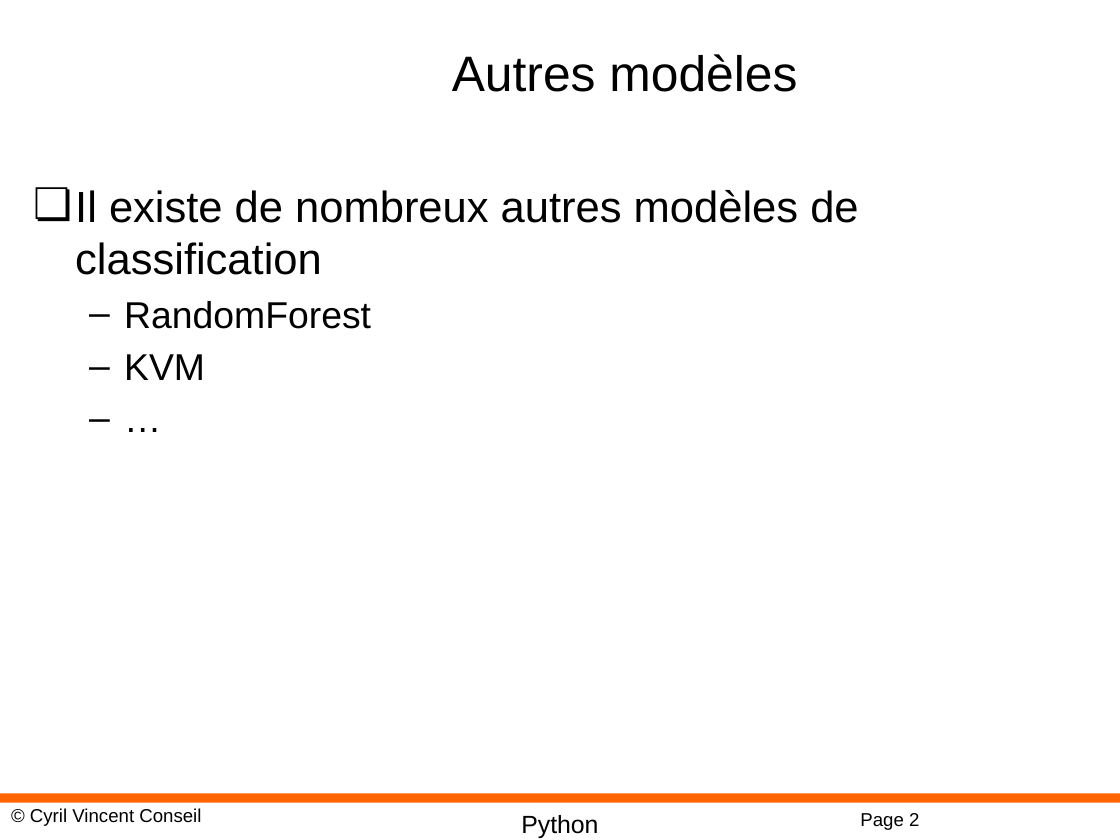
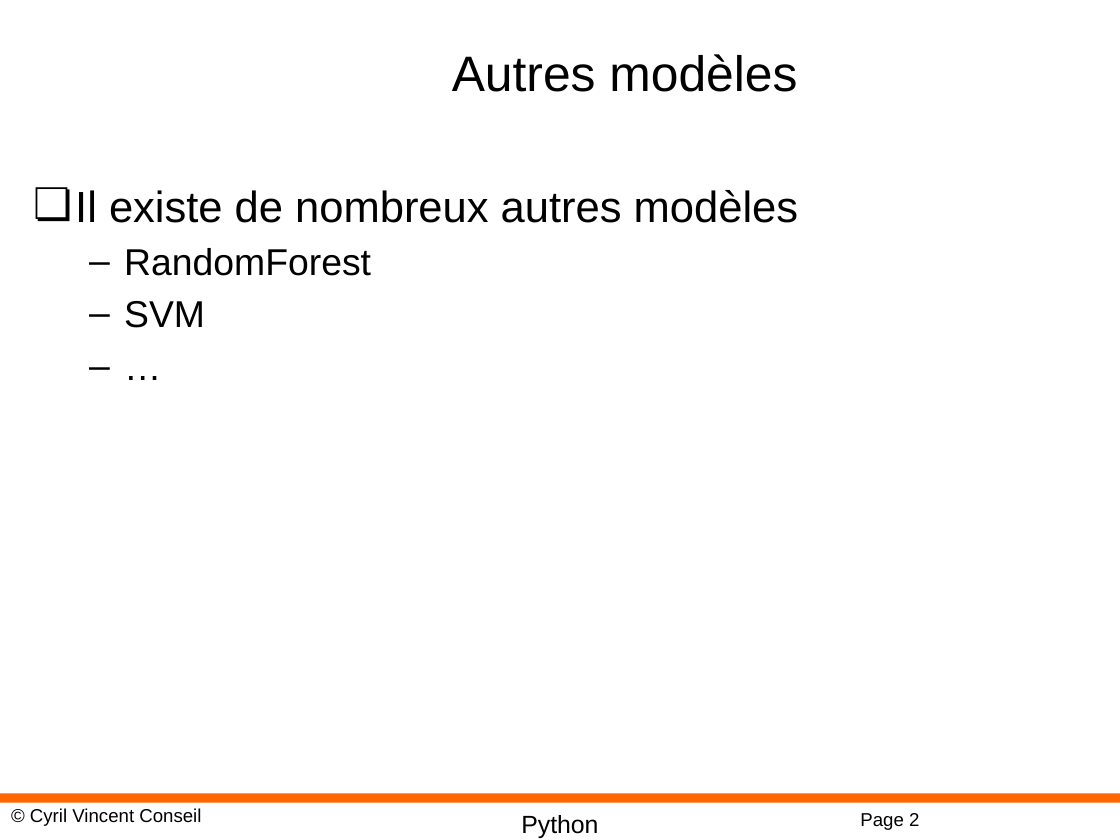
Before and after one commit to cyrilvincent/DL, a slide deck: slide 2 of PPT/DeepLearning14-Hybrid.pptx. Drawn at 1120x840 pixels with LibreOffice and Linux fonts; fonts in the diff are those of the drawing; background and template pictures are left out. Boxes give left, top, right and bottom in pixels: in the first picture for what was removed or moved away, otherwise in the second. Text is boxed around its words. In the diff, an @@ line names an element or a change of style, - is before the commit and + after.

```diff
--- a/PPT/DeepLearning14-Hybrid.pptx
+++ b/PPT/DeepLearning14-Hybrid.pptx
@@ text at (x1=75, y1=190, x2=799, y2=223): text changed @@
-❏ Il existe de nombreux autres modèles de classification
+❏ Il existe de nombreux autres modèles
@@ text at (x1=124, y1=301, x2=205, y2=328): text changed @@
-  – KVM
+  – SVM
```
Also in this commit, not shown: 2 other files.
